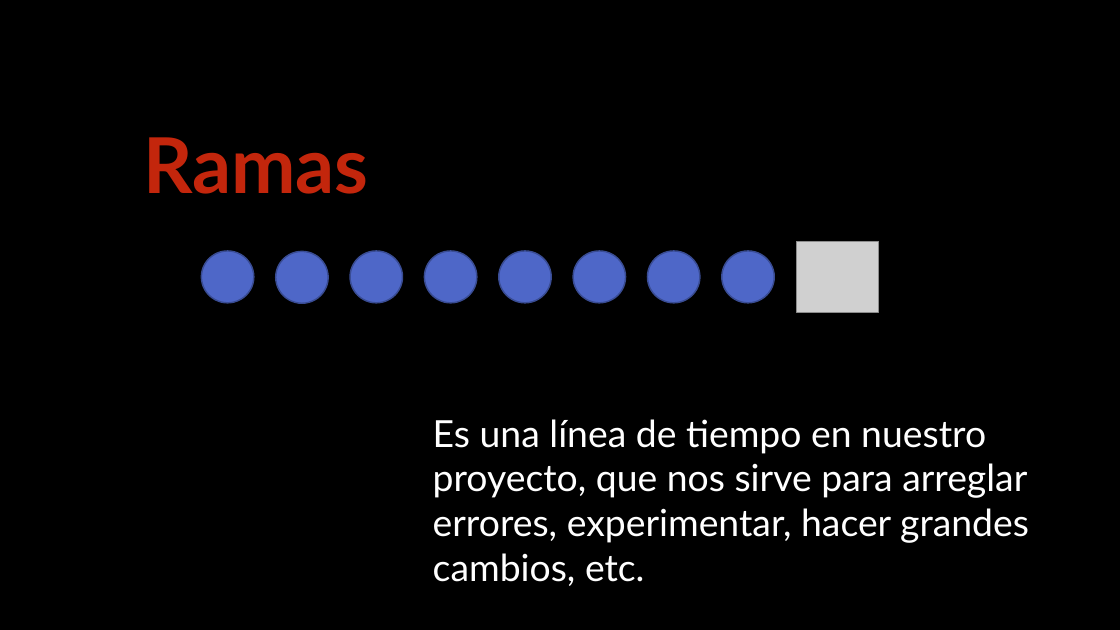
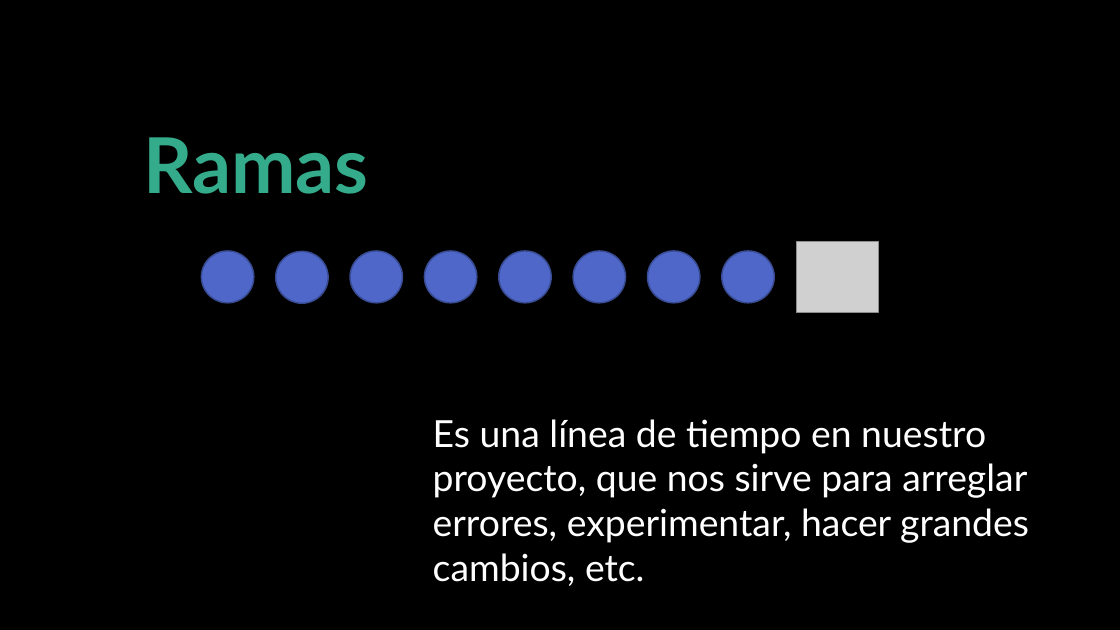
Before and after one commit to Informatica-UNASUR/LaboratorioGit, a slide deck: slide 34 of Git_Laboratorio.pptx. Drawn at 1120x630 pixels with LibreOffice and Linux fonts; fonts in the diff are those of the drawing; grey boxes stand for pictures; background and template pictures are left out. Boxes give left, top, right and bottom in pixels: in the first picture for what was removed or moved away, otherwise in the second. Text is boxed around its words. In the diff, an @@ line names an element or a change of style, - is before the commit and + after.

```diff
--- a/Git_Laboratorio.pptx
+++ b/Git_Laboratorio.pptx
@@ text "Ramas" at (x1=143, y1=137, x2=368, y2=194): text colour #C3260C to #34AC8B @@
```
Also in this commit, not shown: 9 other slides changed, 2 slides added, 1 other file.
